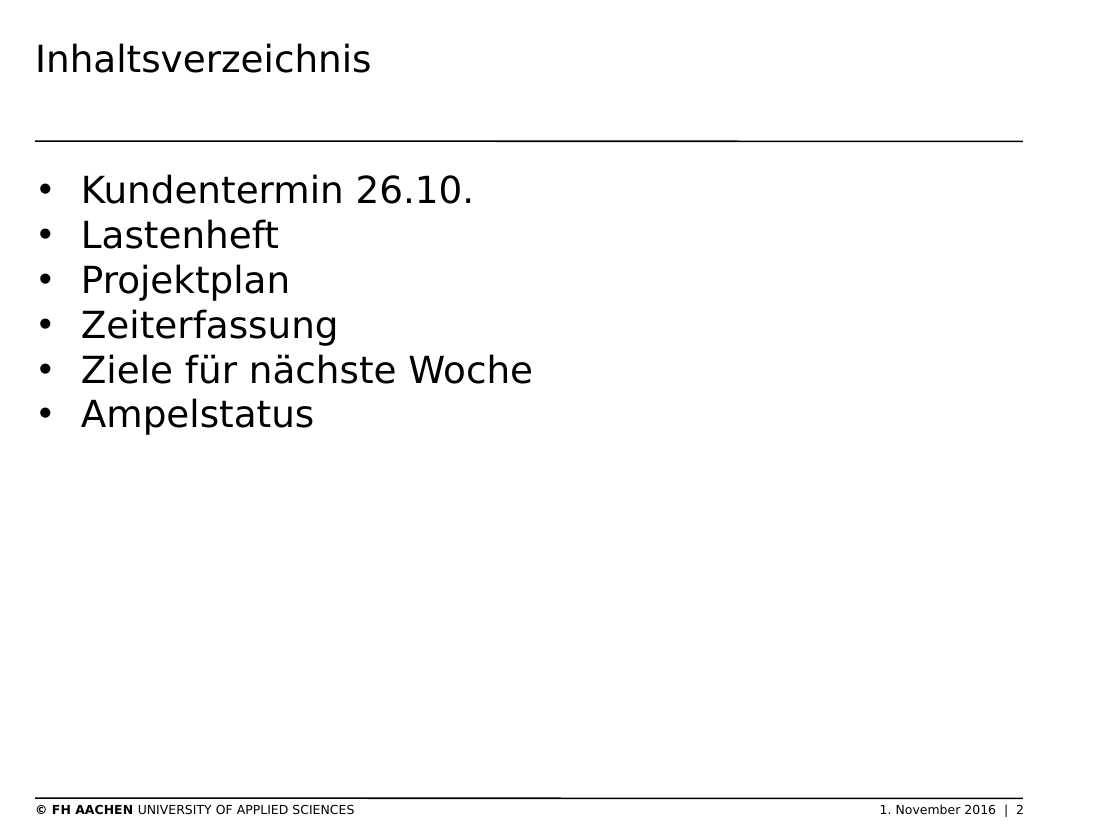
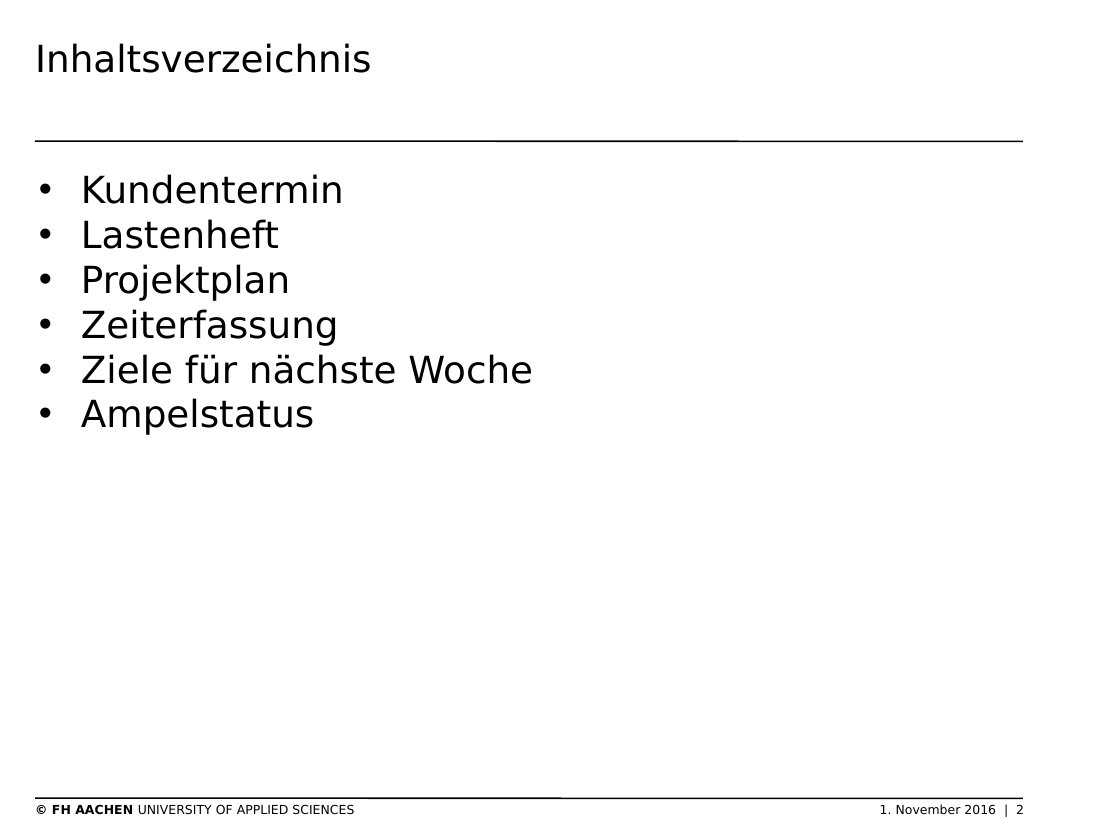
Before and after one commit to thomasgor/swe, a slide deck: slide 2 of Dokumente/Coaching/2016-11-02 Präsentation Projektmgmt.pptx. Drawn at 1120x840 pixels with LibreOffice and Linux fonts; fonts in the diff are those of the drawing; background and template pictures are left out. Boxes give left, top, right and bottom in pixels: in the first picture for what was removed or moved away, otherwise in the second. Text is boxed around its words. In the diff, an @@ line names an element or a change of style, - is before the commit and + after.

```diff
--- a/Dokumente/Coaching/2016-11-02 Präsentation Projektmgmt.pptx
+++ b/Dokumente/Coaching/2016-11-02 Präsentation Projektmgmt.pptx
@@ text at bbox=[81, 174, 344, 204]: text changed @@
-• Kundentermin 26.10.
+• Kundentermin
```
Also in this commit, not shown: 1 other slide changed, 1 other file.
